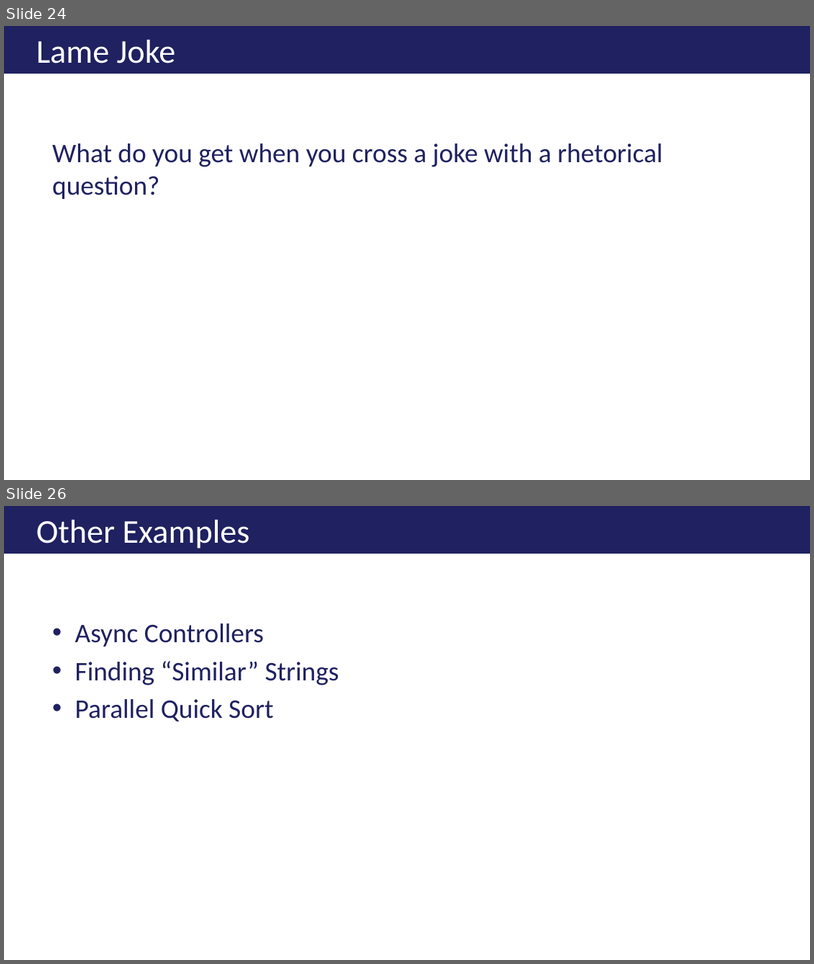
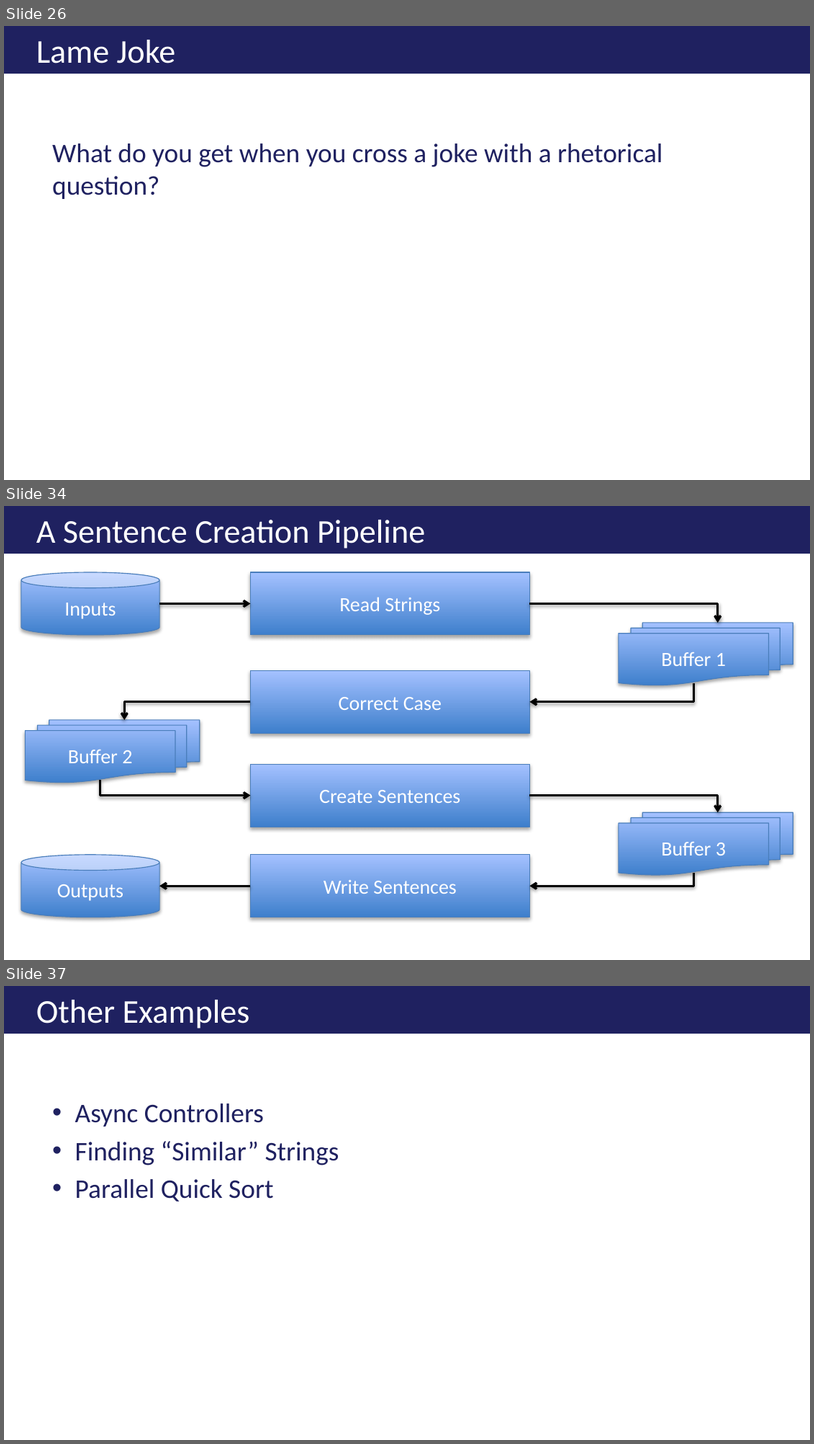
Before and after one commit to ericburcham/THasyINKnc, a slide deck: Presentation/THasINKync.pptx. Shown one above the other, each under a label of ours: slides 24 and 26 before the commit, slides 26, 34 and 37 after it; the slides between them are not shown. The pictures are 814x964 and 814x1444 pixels, drawn with LibreOffice and Linux fonts; fonts in the diff are those of the drawing; background and template pictures are left out. Boxes give left, top, right and bottom in pixels: in the first picture for what was removed or moved away, otherwise in the second. Text is boxed around its words. In the diff, an @@ line names an element or a change of style, - is before the commit and + after.

```diff
--- a/Presentation/THasINKync.pptx
+++ b/Presentation/THasINKync.pptx
@@ slide 34 added at (4, 506, 810, 960), background #FFFFFF @@
@@ title added at (4, 506, 810, 554), fill #1F2160, 29.7 pt, text #FFFFFF @@
+A Sentence Creation Pipeline
@@ cylinder added at (21, 572, 160, 635), fill gradient #3F80CE to #A4C4FF, outline #4B7EBC 0.75 pt, 18 pt, text #FFFFFF @@
+Inputs
@@ rectangle added at (251, 572, 530, 635), fill gradient #3F80CE to #A4C4FF, outline #4B7EBC 0.75 pt, 18 pt, text #FFFFFF @@
+Read Strings
@@ arrow added from (160, 604) to (251, 604), #000000 2 pt @@
@@ elbow arrow added from (530, 604) to (718, 623), #000000 2 pt @@
@@ flow chart multidocument added at (618, 623, 792, 686), fill gradient #3F80CE to #A4C4FF, outline #4B7EBC 0.75 pt, 18 pt, text #FFFFFF @@
+Buffer 1
@@ rectangle added at (251, 670, 530, 734), fill gradient #3F80CE to #A4C4FF, outline #4B7EBC 0.75 pt, 18 pt, text #FFFFFF @@
+Correct Case
@@ elbow arrow added from (694, 682) to (530, 702), #000000 2 pt @@
@@ flow chart multidocument added at (25, 720, 199, 782), fill gradient #3F80CE to #A4C4FF, outline #4B7EBC 0.75 pt, 18 pt, text #FFFFFF @@
+Buffer 2
@@ elbow arrow added from (251, 702) to (124, 720), #000000 2 pt @@
@@ rectangle added at (251, 764, 530, 827), fill gradient #3F80CE to #A4C4FF, outline #4B7EBC 0.75 pt, 18 pt, text #FFFFFF @@
+Create Sentences
@@ elbow arrow added from (100, 780) to (251, 795), #000000 2 pt @@
@@ elbow arrow added from (530, 795) to (718, 813), #000000 2 pt @@
@@ flow chart multidocument added at (618, 813, 792, 875), fill gradient #3F80CE to #A4C4FF, outline #4B7EBC 0.75 pt, 18 pt, text #FFFFFF @@
+Buffer 3
@@ cylinder added at (21, 854, 160, 917), fill gradient #3F80CE to #A4C4FF, outline #4B7EBC 0.75 pt, 18 pt, text #FFFFFF @@
+Outputs
@@ rectangle added at (251, 854, 530, 917), fill gradient #3F80CE to #A4C4FF, outline #4B7EBC 0.75 pt, 18 pt, text #FFFFFF @@
+Write Sentences
@@ elbow arrow added from (694, 872) to (530, 886), #000000 2 pt @@
@@ arrow added from (251, 886) to (160, 886), #000000 2 pt @@
@@ what was slide 24 is now slide 26 @@
@@ what was slide 26 is now slide 37 @@
```
Also in this commit, not shown: 4 slides changed, 10 other slides added, 1 other file.
